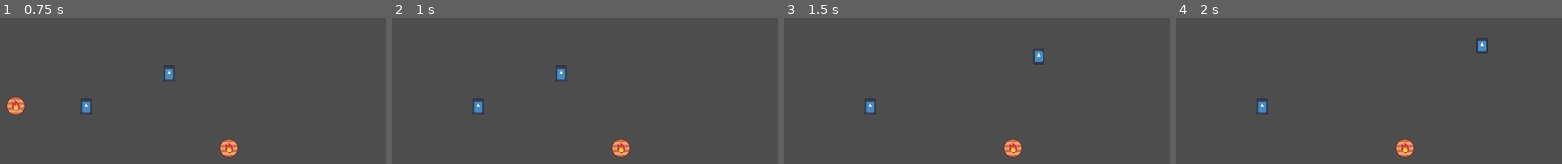
Above: before the commit, frames 1-4 (left to right).
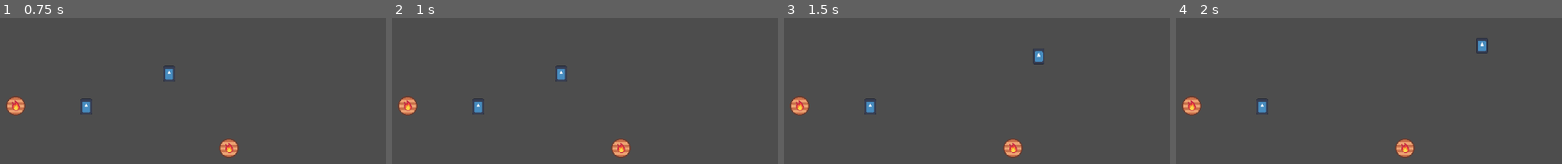
Above: after the commit, the same moments.

Repository: zazak03/kaboum
Game: Godot game, scene res://barrel_playground.tscn
The game is run twice, just before and just after one commit, with the same random seed, the same clock (stepped at 60 frames per second) and the same inputs. This scene is started directly instead of the project's main scene. The engine's default icon, where the game draws it, is replaced by a stand-in: a white triangle on a blue panel in a dark square.
Inputs (mouse positions are in pixels of both pictures, inside the frame that each line leads up to):
- Up to frame 1 (0.75 s): tap Enter at 0.5 s; move the mouse to (outside the picture) at 0.52 s; click (outside the picture) at 0.6 s
- Up to frame 2 (1 s): no input
- Up to frame 3 (1.5 s): tap Space at 1.25 s; move the mouse to (outside the picture) at 1.27 s; click (outside the picture) at 1.35 s
- Up to frame 4 (2 s): no input

Frame 1 is identical in both runs. In frame 2, 0.5% of the frame differs, in the area x 1-7%, y 53-67%; in frame 3, 0.5%; in frame 4, 0.5%.
Error before the commit: Invalid access to property or key 'game_is_playing' on a base object of type 'null instance'. (res://Barel.gd:23)
Error after the commit: Invalid access to property or key 'game_is_playing' on a base object of type 'null instance'. (res://Barel.gd:25)

Commit message:
score

Diff:
--- a/Barel.gd
+++ b/Barel.gd
@@ -15,7 +15,9 @@
 	for debris in $Barrel/exploding_area.get_overlapping_bodies():
 		if "debris" in debris.get_groups():
 			var direction = (debris.global_position - $Barrel.global_position)
-			debris.apply_impulse(direction.normalized() * (largeur_area2D - $Barrel.global_position.distance_to(debris.global_position)) * force)
+			var puissance_de_propulsage = (largeur_area2D - $Barrel.global_position.distance_to(debris.global_position)) * force
+			debris.apply_impulse(direction.normalized() * puissance_de_propulsage)
+			get_tree().root.get_node("home").Score += puissance_de_propulsage
 	hide()
 
 # Called every frame. 'delta' is the elapsed time since the previous frame.
--- a/debris.gd
+++ b/debris.gd
@@ -1,4 +1,6 @@
-extends Node2D
+extends RigidBody2D
+
+
 
 
 # Called when the node enters the scene tree for the first time.
@@ -8,4 +10,7 @@
 
 # Called every frame. 'delta' is the elapsed time since the previous frame.
 func _process(delta):
+
+	get_tree().root.get_node("home").Score += int(linear_velocity.length()/100)
+	print(get_tree().root.get_node("home").Score)
 	pass
